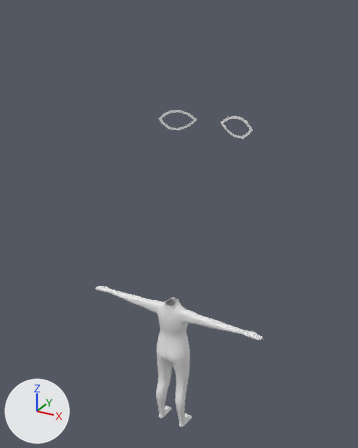
The Blender file Thieves/Source Art/Characters/Ice Pick/Thieves.blend, before and after one commit.
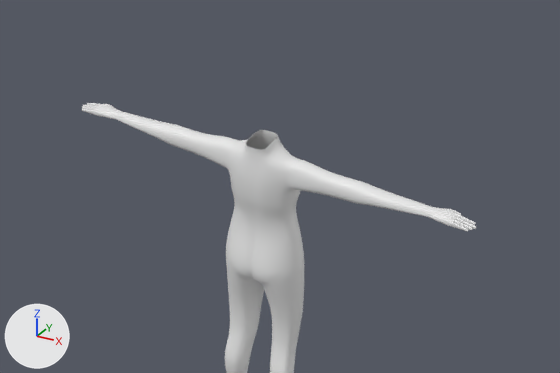
The first picture shows the older version from a camera (50 mm lens) standing at (10.58, -18.95, 21.36) and looking at (-0.21, 0.65, 11.55). The close-ups show both versions on the part from 17% to 83% of the width and 54% to 89% of the height of that picture; other places that the commit changed are outside them. Every picture has the same lights, and +X, +Y and +Z are marked at lower left.
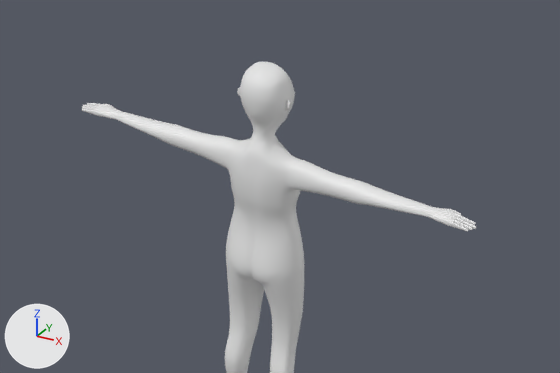
The change, as JSON lines over the scene's bpy script:
```json
{"block": "me_cube_001", "where": "# used by ob_cube; location = (0.0, 0.0, 0.0); scale = (0.703, 0.703, 0.703)"}
{"op": "remove", "block": "me_cube_001", "code": "me_cube_001.from_pydata(...)  # 378 vertices, 368 faces, 6 loose edges; spans x -6.88..0.0, y -1.5..0.44, z -0.06..11.37"}
{"op": "add", "block": "me_cube_001", "code": "me_cube_001.from_pydata(...)  # 597 vertices, 556 faces; spans x -6.88..0.0, y -1.5..0.6, z -0.06..13.49"}
{"block": "me_cube_001", "change": "me_cube_001 part 1"}
{"block": "me_cube_001", "change": "9 vertices are removed from x -0.38..0.0, y -1.19..-0.14, z 11.07..11.37"}
{"block": "me_cube_001", "change": "4 faces are deleted"}
{"block": "me_cube_001", "change": "6 loose edges are deleted"}
{"block": "me_cube_001", "change": "5 vertices in x -4.38..-1.22, y -0.33..-0.25, z 10.27 move by (0.0, 0.04, 0.0)"}
{"block": "me_cube_001", "change": "5 vertices in x -4.38..-1.22, y -0.93..-0.86, z 10.27 move by (0.0, -0.05, 0.0)"}
{"block": "me_cube_001", "change": "3 vertices in x -3.27..-1.06, y -0.27..-0.24, z 10.26..10.28 move by (0.0, 0.05, 0.0)"}
{"block": "me_cube_001", "change": "4 vertices move from x -3.53..-0.46, y -0.94..-0.63, z 10.26..10.88 to x -3.53..-0.52, y -1.0..-0.63, z 10.26..10.91"}
{"block": "me_cube_001", "change": "190 vertices are added at x -0.92..0.0, y -1.26..0.6, z 10.93..13.49"}
{"block": "me_cube_001", "change": "169 new faces join them"}
```

Where the change shows, as pixel boxes (x1, y1, x2, y2) in the close-ups (560 x 373 px):
```json
{"object": "Cube", "change": "reshaped", "before": [82, 103, 476, 373], "after": [82, 62, 476, 373]}
{"part": 1, "of": "me_cube_001", "change": "built on", "before": [121, 116, 419, 215], "after": [121, 62, 419, 215]}
```
